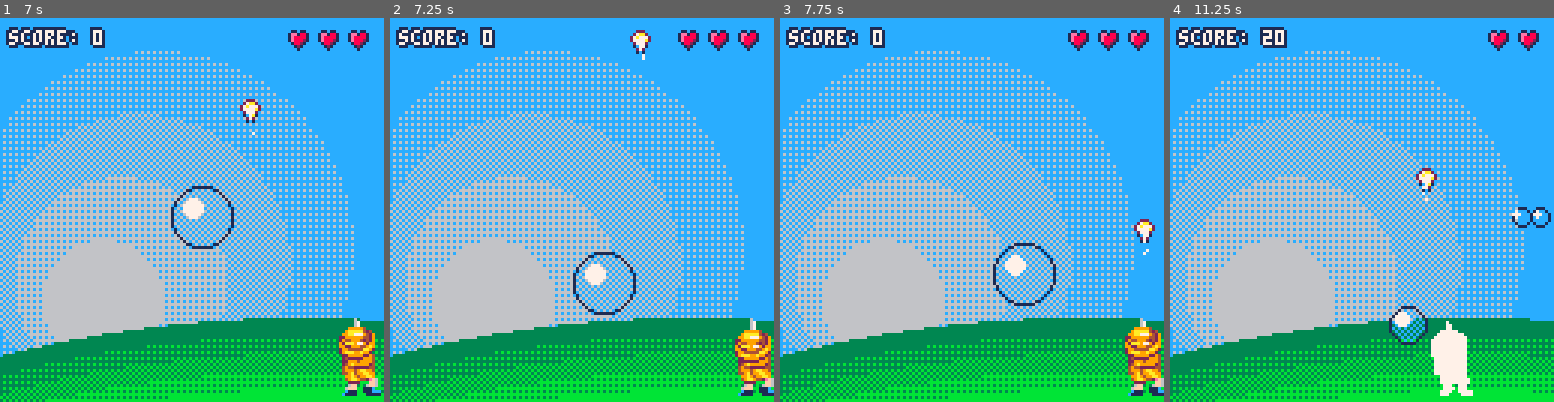
Above: before the commit, frames 1-4 (left to right).
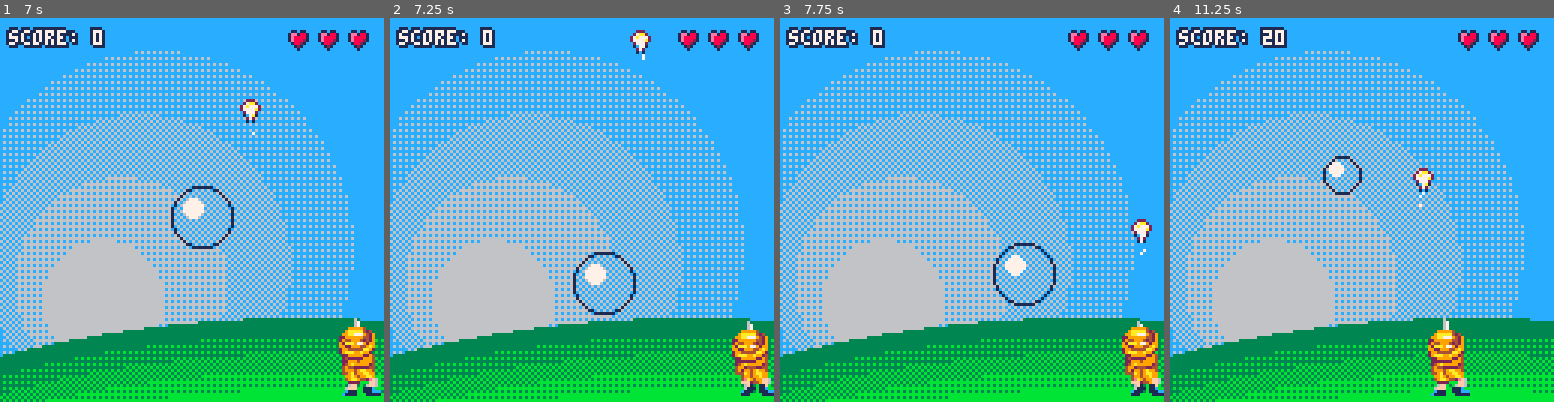
Above: after the commit, the same moments.

Repository: escargames/Anthrax
Game: PICO-8 cartridge Anthrax.p8
Two runs of this game, one before a commit and one after it. Both use one fixed random seed, a clock stepped at 60 frames per second and the inputs below.
Inputs:
- Up to frame 1 (7 s): tap X (X key) at 0.33, 1.07, 1.85, 2.97, 4.08, 5.2, 6.32 s; tap O (Z key) at 0.7, 1.7, 2.1, 2.5, 2.9, 3.3, 3.7, 4.1, 4.5, 4.9, 5.3, 5.7, 6.1, 6.5, 6.9 s; hold Right 1.6-2.1 s; hold Right 2.47-3.03 s; hold Left 3.08-3.58 s; hold Down 3.63-3.97 s; hold Right 4.02-4.68 s; hold Left 5.08-5.68 s; hold Down 5.73-6.03 s; hold Right 6.08-6.58 s; hold Right from 6.63 s (still down)
- Up to frame 2 (7.25 s): release Right at 7.13 s
- Up to frame 3 (7.75 s): tap O (Z key) at 7.3, 7.7 s; tap X (X key) at 7.43 s; hold Right from 7.5 s (still down)
- Up to frame 4 (11.25 s): release Right at 8.07 s; tap O (Z key) every 0.4 s from 8.1 to 10.9 s; hold Left 8.12-8.62 s; tap X (X key) at 8.55, 9.67, 10.78 s; hold Down 8.67-9 s; hold Right 9.05-9.72 s; hold Left 10.12-10.72 s; hold Down 10.77-11.07 s; hold Right from 11.12 s (still down)

Frame 1 is identical in both runs. In frame 2, 0.9% of the frame differs, in the area x 89-100%, y 78-99%; in frame 3, 1.2%; in frame 4, 3.1%, in the area x 39-100%, y 3-99%.

Commit message:
Refactor & cosmetic changes.

Diff:
--- a/Anthrax.p8
+++ b/Anthrax.p8
@@ -64,7 +64,7 @@
     memset(0x6000,0,384)
     print(text, 0, 0, 7)
     -- restore image and save first line of sprites
-    for i=1,96 do local p=save[i] save[i]=peek4((i-1)*4) poke4((i-1)*4,peek4(0x6000+(i-1)*4)) poke4(0x6000+(i-1)*4, p) end
+    for i=1,96 do local d,p=4*i-4,save[i] save[i]=peek4(d) poke4(d,peek4(0x6000+d)) poke4(0x6000+d, p) end
     -- cool blit
     pal() pal(7,0)
     for i=-1,1 do for j=-1,1 do sspr(0, 0, 128, 6, x+i, y+j, 128 * height / 6, height) end end
@@ -147,10 +147,7 @@
     else hourglass = false
     end
 
-    if forcefield > 0 then
-        forcefield -= 0.5
-    else forcefield = 0
-    end
+    forcefield = max(forcefield - 0.5, 0)
 
     update_balls()
     update_player()
@@ -206,14 +203,14 @@
 function update_player()
     player.bob += 1/30
     player.invincible -= 1/30
-    if (btn(0)) and player.x > 8 then
+    if btn(0) then
         player.dir = true
         player.walk += 1/30
-        player.x -= 2
-    elseif (btn(1)) and player.x < 121 then
+        player.x = max(player.x - 2, 8)
+    elseif btn(1) then
         player.dir = false
         player.walk += 1/30
-        player.x += 2
+        player.x = min(player.x + 2, 121)
     end
 end
 
@@ -240,11 +237,8 @@
             b.vy += 5
             b.x += b.vx / 30
             b.y += b.vy / 30
-            if b.vx < 0 and (b.x - b.r) < 0 then
-                b.vx = - b.vx
-                sfx(2)
-            end
-            if b.vx > 0 and (b.x + b.r) > 128 then
+            if (b.vx < 0 and (b.x - b.r) < 0) or
+               (b.vx > 0 and (b.x + b.r) > 128) then
                 b.vx = - b.vx
                 sfx(2)
             end
@@ -260,10 +254,7 @@
 function update_balls()
     foreach(ball_list, function(b)
 
-        if b.bounced > 0 then
-            b.bounced -= 1
-        else b.bounced = 0
-        end
+        b.bounced = max(b.bounced - 1, 0)
 
         if b.dead and b.dead > 1 then
             b.dead -= 1
@@ -340,7 +331,7 @@
                 add(pop_list, {x=b.x, y=b.y, c=b.c, r=b.r, count = 30})
                 -- sometimes bonus
                     if rnd() < 0.1 then
-                        add(bonus, { type = ccrnd({0, 1, 2}), x = b.x, y = b.y, vx=ccrnd({-b.vx, b.vx}), vy=b.vy})
+                        add(bonus, { type = ccrnd({1, 2, 3}), x = b.x, y = b.y, vx=ccrnd({-b.vx, b.vx}), vy=b.vy})
                     end
                 -- destroy ball or split ball
                 if b.r < 5 then
@@ -396,16 +387,16 @@
     foreach(bonus, function(b)
         local dx, dy = b.x - player.x, b.y - player.y + 12
         if abs(dx) < 7 and abs(dy) < 8 then
-            if b.type == 0 then -- bonus is an hourglass
+            if b.type == 1 then -- bonus is an hourglass
                 hourglass = 60
-            elseif b.type == 1 then -- bonus is a bomb
+            elseif b.type == 2 then -- bonus is a bomb
                 foreach(ball_list, function(ball)
                     if ball.r < 5 then
                         ball.dead = 31
                         add(pop_list, {x=ball.x, y=ball.y, c=ball.c, r=ball.r, count=30})
                     end
                 end)
-            elseif b.type == 2 then -- bonus is a force field
+            elseif b.type == 3 then -- bonus is a force field
                 forcefield = 60
             end
             del(bonus, b)
@@ -450,13 +441,7 @@
     foreach(bonus, function(b)
         palt(0, false)
         palt(14, true)
-        if b.type == 0 then
-            spr(9, b.x, b.y, 2, 2)
-        elseif b.type == 1 then
-            spr(37, b.x, b.y, 2, 2)
-        elseif b.type == 2 then
-            spr(39, b.x, b.y, 2, 2)
-        end
+        spr(({9, 37, 39})[b.type], b.x, b.y, 2, 2)
         palt()
     end)
 
